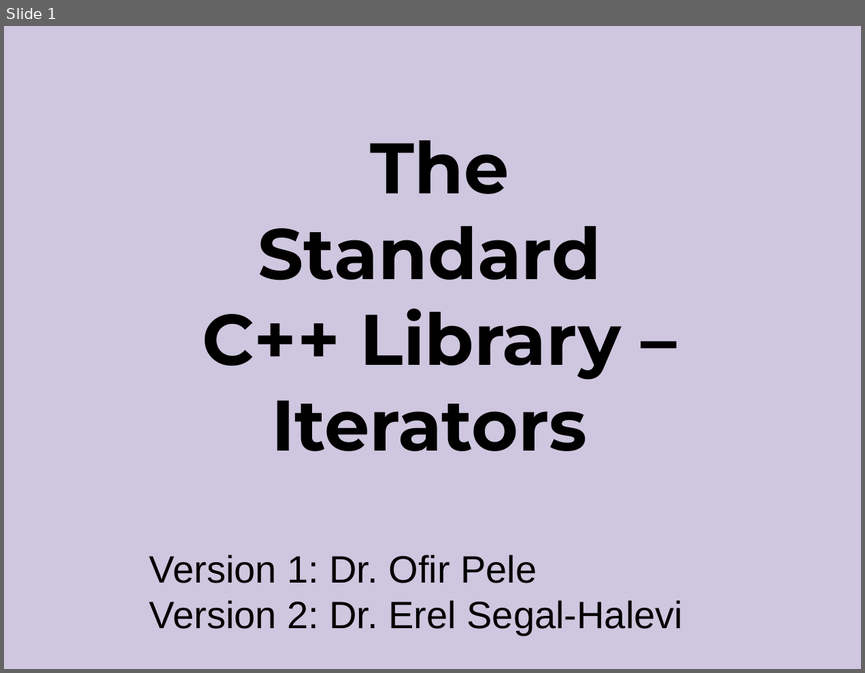
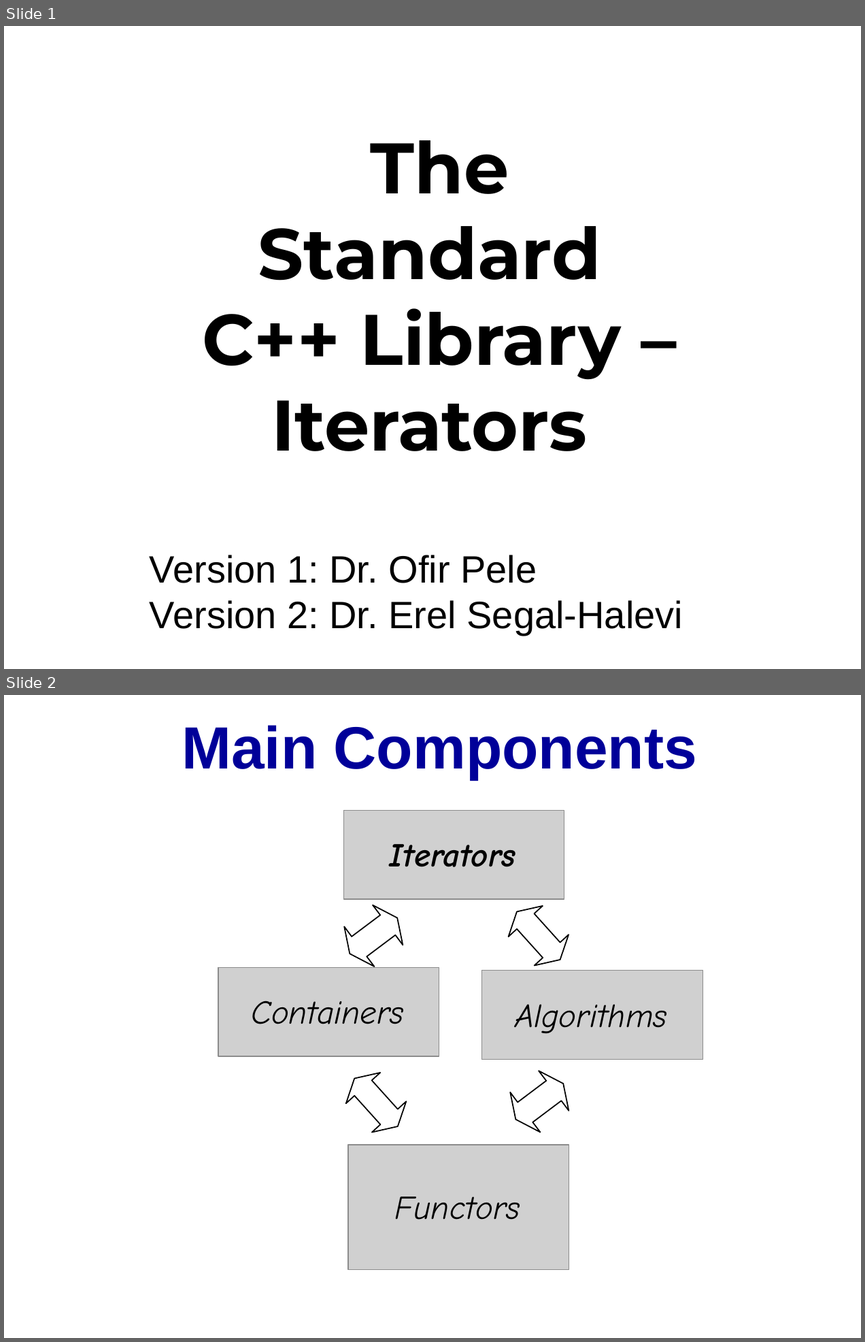
Before and after one commit to cpp-at-ariel/cpp-5779, a slide deck: 11-stl-algorithms/slides-iterators.odp. Shown one above the other, each under a label of ours: slide 1 before the commit, slides 1 and 2 after it. The pictures are 865x673 and 865x1342 pixels, drawn with LibreOffice and Linux fonts; fonts in the diff are those of the drawing; grey boxes stand for pictures. Boxes give left, top, right and bottom in pixels: in the first picture for what was removed or moved away, otherwise in the second. Text is boxed around its words. In the diff, an @@ line names an element or a change of style, - is before the commit and + after.

```diff
--- a/11-stl-algorithms/slides-iterators.odp
+++ b/11-stl-algorithms/slides-iterators.odp
@@ slide 2 added at box(4, 695, 861, 1338), background #FFFFFF @@
@@ title added at box(181, 725, 697, 779), 50 pt, text #000099, bold @@
+Main Components
@@ picture added at box(343, 810, 564, 899) @@
@@ free added at box(363, 826, 543, 883), 28 pt, text #000000, bold, italic @@
+Iterators
@@ freeform shape added at box(344, 905, 402, 966), outline #000000 0.99 pt @@
@@ freeform shape added at box(509, 906, 568, 966), outline #000000 0.99 pt @@
@@ picture added at box(218, 968, 439, 1057) @@
@@ picture added at box(482, 970, 703, 1059) @@
@@ free added at box(238, 982, 418, 1040), 28 pt, text #000000, italic @@
+Containers
@@ free added at box(501, 985, 681, 1042), 28 pt, text #000000, italic @@
+Algorithms
@@ freeform shape added at box(346, 1072, 406, 1132), outline #000000 0.99 pt @@
@@ freeform shape added at box(511, 1070, 568, 1132), outline #000000 0.99 pt @@
@@ picture added at box(349, 1145, 568, 1269) @@
@@ free added at box(372, 1164, 543, 1248), 28 pt, text #000000, italic @@
+Functors
@@ slide 1 changed as well @@
@@ background #CEC7DF to #FFFFFF @@
```
Also in this commit, not shown: 33 other slides changed, 1 slide removed, 5 other files.
